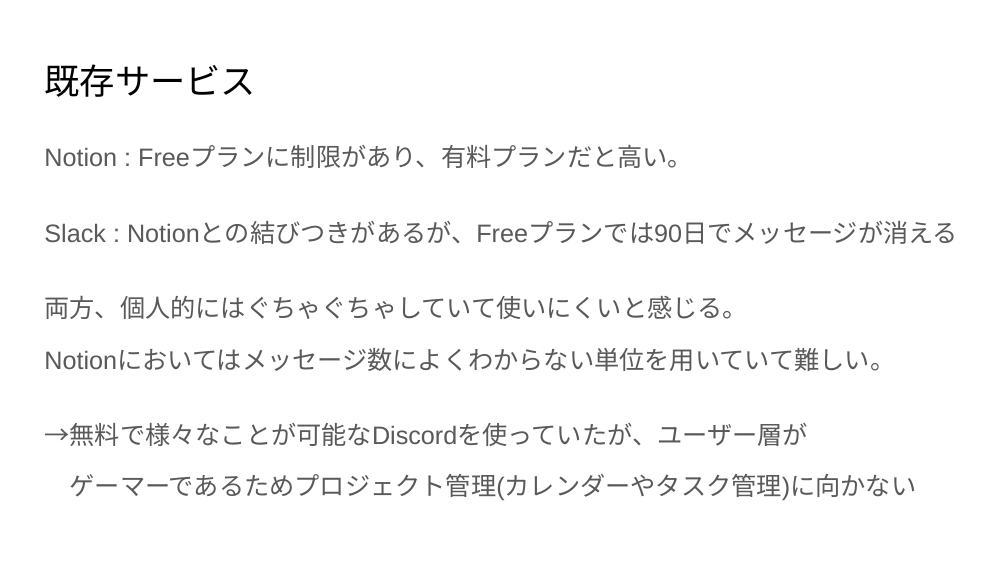
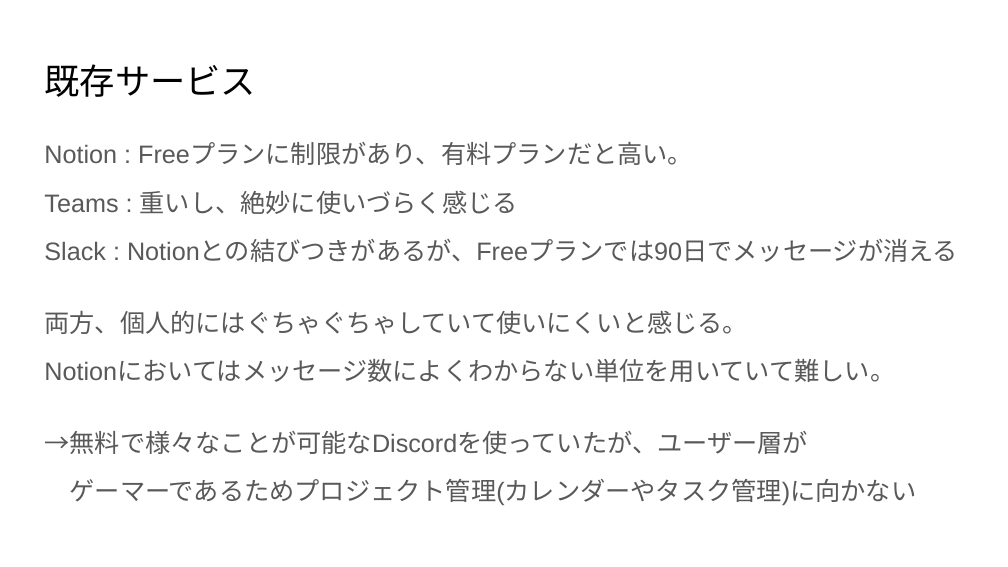
Before and after one commit to tako-mk/project-otter, a slide deck: slide 3 of documents/プロジェクトにおける統合的サポート-草案.pptx. Drawn at 1008x567 pixels with LibreOffice and Linux fonts; fonts in the diff are those of the drawing. Boxes give left, top, right and bottom in pixels: in the first picture for what was removed or moved away, otherwise in the second. Text is boxed around its words. In the diff, an @@ line names an element or a change of style, - is before the commit and + after.

Commit message:
草案ppの更新

```diff
--- a/documents/プロジェクトにおける統合的サポート-草案.pptx
+++ b/documents/プロジェクトにおける統合的サポート-草案.pptx
@@ text at (44, 143, 958, 505): line spacing 1.15 to 1.05 @@
@@ text at (44, 191, 518, 214): paragraph added @@
+Teams : 重いし、絶妙に使いづらく感じる
```
